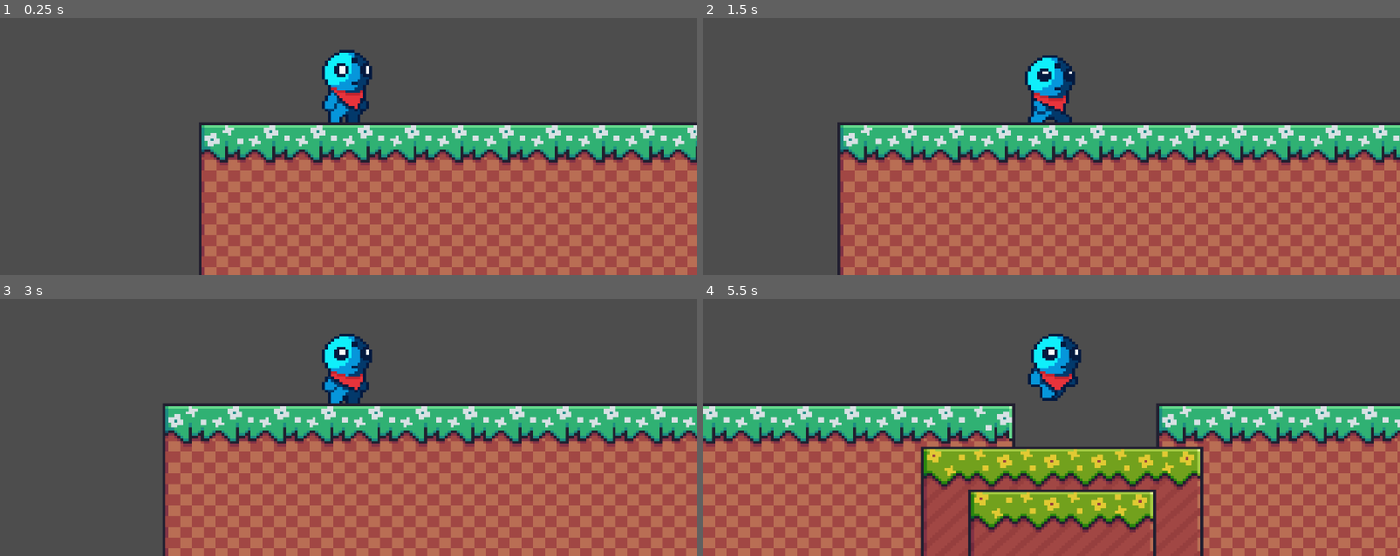
Above: before the commit, frames 1-4 (two rows, left to right).
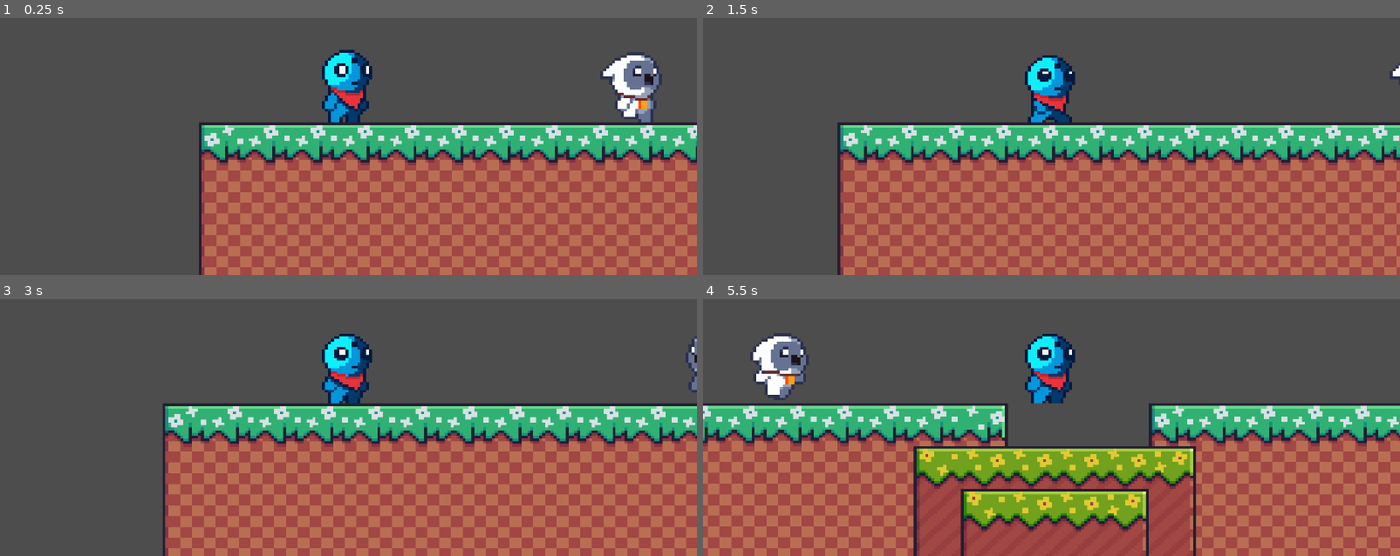
Above: after the commit, the same moments.

Repository: Brayanperez5/Prueba-Juego
Game: Godot game, scene res://scenes/levels/demo_level.tscn
The game is run twice, just before and just after one commit, with the same random seed, the same clock (stepped at 60 frames per second) and the same inputs.
Inputs:
- Up to frame 1 (0.25 s): no input
- Up to frame 2 (1.5 s): hold F (Run) 0.53-1.28 s; hold D (Right) from 0.53 s (still down); tap G (Attack) at 0.6 s; tap Space (Jump) at 0.77, 1.07 s; tap F (Run) at 1.35 s
- Up to frame 3 (3 s): tap Space (Jump) at 1.52, 1.55, 1.82, 2.1 s; release D (Right) at 2.03 s; hold A (Left) 2.03-2.78 s; tap G (Attack) at 2.3, 2.85 s; hold D (Right) from 2.78 s (still down)
- Up to frame 4 (5.5 s): tap Space (Jump) at 3.02, 3.32, 3.77, 3.8, 4.07, 4.52, 4.82 s; tap F (Run) at 3.05 s; hold F (Run) 3.53-4.28 s; release D (Right) at 4.28 s; hold A (Left) 4.28-5.03 s; tap G (Attack) at 4.35 s; hold D (Right) from 5.03 s (still down); hold F (Run) from 5.03 s (still down)

The runs differ from the first frame. In frame 1, 1.6% of the frame differs, in the area x 86-95%, y 13-41%; in frame 2, less than 0.1%; in frame 3, 0.2%; in frame 4, 32%, in the area x 0-100%, y 13-100%.

Commit message:
Actualizaciones

Diff:
--- a/scenes/enemies/yeti_enemy.tscn
+++ b/scenes/enemies/yeti_enemy.tscn
@@ -1,6 +1,7 @@
-[gd_scene load_steps=36 format=3 uid="uid://dhiwip7qfvx21"]
+[gd_scene load_steps=38 format=3 uid="uid://dhiwip7qfvx21"]
 
 [ext_resource type="Texture2D" uid="uid://dloi8f4cfb1j4" path="res://assets/sprites/enemies/yeti/death/Owlet_Monster_Death_8.png" id="1_dbluv"]
+[ext_resource type="Script" uid="uid://ek0r08kf8mqr" path="res://scripts/enemies/yeti_enemy.gd" id="1_x2vcy"]
 [ext_resource type="Texture2D" uid="uid://bqxipkg4wxob4" path="res://assets/sprites/enemies/yeti/hurt/Owlet_Monster_Hurt_4.png" id="2_x2vcy"]
 [ext_resource type="Texture2D" uid="uid://bf5ibfffgx55o" path="res://assets/sprites/enemies/yeti/idle/Owlet_Monster_Idle_4.png" id="3_i63dk"]
 [ext_resource type="Texture2D" uid="uid://cq15fr740wvfu" path="res://assets/sprites/enemies/yeti/run/Owlet_Monster_Run_6.png" id="4_1h5ih"]
@@ -230,18 +231,35 @@
 "speed": 5.0
 }]
 
+[sub_resource type="RectangleShape2D" id="RectangleShape2D_x2vcy"]
+size = Vector2(133.018, 22.4837)
+
 [sub_resource type="RectangleShape2D" id="RectangleShape2D_aaxwx"]
 size = Vector2(21, 27)
 
 [node name="YetiEnemy" type="CharacterBody2D"]
+script = ExtResource("1_x2vcy")
 
 [node name="AnimatedSprite2D" type="AnimatedSprite2D" parent="."]
 sprite_frames = SubResource("SpriteFrames_tyiod")
-animation = &"Idle"
+animation = &"Run"
 autoplay = "Idle"
-frame = 2
-frame_progress = 0.684008
+frame_progress = 0.239914
+
+[node name="Area2D" type="Area2D" parent="."]
+
+[node name="CollisionShape2D" type="CollisionShape2D" parent="Area2D"]
+position = Vector2(35, 1)
+scale = Vector2(0.896494, 0.541885)
+shape = SubResource("RectangleShape2D_x2vcy")
 
 [node name="CollisionShape2D" type="CollisionShape2D" parent="."]
 position = Vector2(-2.5, 2.5)
 shape = SubResource("RectangleShape2D_aaxwx")
+
+[node name="GroundCheck" type="RayCast2D" parent="."]
+position = Vector2(16, 0)
+target_position = Vector2(0, 23)
+
+[connection signal="body_entered" from="Area2D" to="." method="_on_area_2d_body_entered"]
+[connection signal="body_exited" from="Area2D" to="." method="_on_area_2d_body_exited"]
--- a/scenes/levels/demo_level.tscn
+++ b/scenes/levels/demo_level.tscn
@@ -1,8 +1,9 @@
-[gd_scene load_steps=8 format=4 uid="uid://cuukybpo00qll"]
+[gd_scene load_steps=9 format=4 uid="uid://cuukybpo00qll"]
 
 [ext_resource type="PackedScene" uid="uid://430tti74jxxy" path="res://scenes/player/main_character.tscn" id="1_51i3u"]
 [ext_resource type="Script" uid="uid://cv0n2ybb2mx54" path="res://scripts/utils/camera_2d.gd" id="1_anw1g"]
 [ext_resource type="Texture2D" uid="uid://bslykkkspv48i" path="res://assets/tilesets/forest/wall/all.png" id="4_anw1g"]
+[ext_resource type="PackedScene" uid="uid://dhiwip7qfvx21" path="res://scenes/enemies/yeti_enemy.tscn" id="5_anw1g"]
 [ext_resource type="Texture2D" uid="uid://cihots0aihko8" path="res://assets/tilesets/forest/floor/all.png" id="5_jr7pl"]
 
 [sub_resource type="TileSetAtlasSource" id="TileSetAtlasSource_18ckx"]
@@ -62,3 +63,6 @@
 
 [node name="MainCharacter" parent="." instance=ExtResource("1_51i3u")]
 position = Vector2(143.127, 450.053)
+
+[node name="YetiEnemy" parent="." instance=ExtResource("5_anw1g")]
+position = Vector2(232.788, 450.053)
--- a/scenes/player/main_character.tscn
+++ b/scenes/player/main_character.tscn
@@ -285,10 +285,10 @@
 [node name="MainCharacter" type="CharacterBody2D"]
 script = ExtResource("1_sib40")
 
-[node name="AnimatedSprite2D" type="AnimatedSprite2D" parent="."]
+[node name="AnimatedSprite2D" type="AnimatedSprite2D" parent="." groups=["player"]]
 scale = Vector2(0.996712, 1)
 sprite_frames = SubResource("SpriteFrames_lt04u")
-animation = &"Attack"
+animation = &"Jump"
 autoplay = "Idle"
 
 [node name="CollisionShape2D" type="CollisionShape2D" parent="."]
--- a/scripts/enemies/yeti_enemy.gd
+++ b/scripts/enemies/yeti_enemy.gd
@@ -1 +1,66 @@
 extends CharacterBody2D
+
+@export var patrol_speed = 50
+@export var chase_speed = 100
+@export var gravity = 300
+@export var direction := 1  # Comienza yendo a la izquierda
+
+var is_chasing = false
+var player: MainCharacter = null  # Usamos tu clase personalizada
+
+@onready var sprite = $AnimatedSprite2D
+@onready var ground_check = $GroundCheck  # RayCast2D
+@onready var vision_area = $Area2D
+
+func _ready():
+	ground_check.enabled = true
+
+func _physics_process(delta):
+	if not is_on_floor():
+		velocity.y += gravity * delta
+
+	if is_chasing and player:
+		if vision_area.overlaps_body(player):
+			var move_dir = sign(player.global_position.x - global_position.x)
+			velocity.x = chase_speed * move_dir
+			update_direction_visuals(move_dir)
+
+			# Animación de persecución
+			if sprite.animation != "Run":
+				sprite.play("Run")
+		else:
+			is_chasing = false
+			player = null
+	else:
+		# Patrullaje
+		if not ground_check.is_colliding():
+			direction *= -1
+			update_direction_visuals(direction)
+
+		velocity.x = patrol_speed * direction
+
+		# Animación de patrulla
+		if patrol_speed != 0 and sprite.animation != "Walk":
+			sprite.play("Walk")
+
+	move_and_slide()
+
+func update_direction_visuals(dir: float) -> void:
+	sprite.scale.x = dir
+	vision_area.position.x = abs(vision_area.position.x) * dir
+	ground_check.position.x = abs(ground_check.position.x) * dir
+
+func _on_area_2d_body_entered(body: Node2D) -> void:
+	if body is MainCharacter:
+		is_chasing = true
+		player = body
+		print("👀 Jugador detectado")
+
+
+
+
+func _on_area_2d_body_exited(body: Node2D) -> void:
+	if body == player:
+		is_chasing = false
+		player = null
+		print("🚪 Jugador salió del área")
